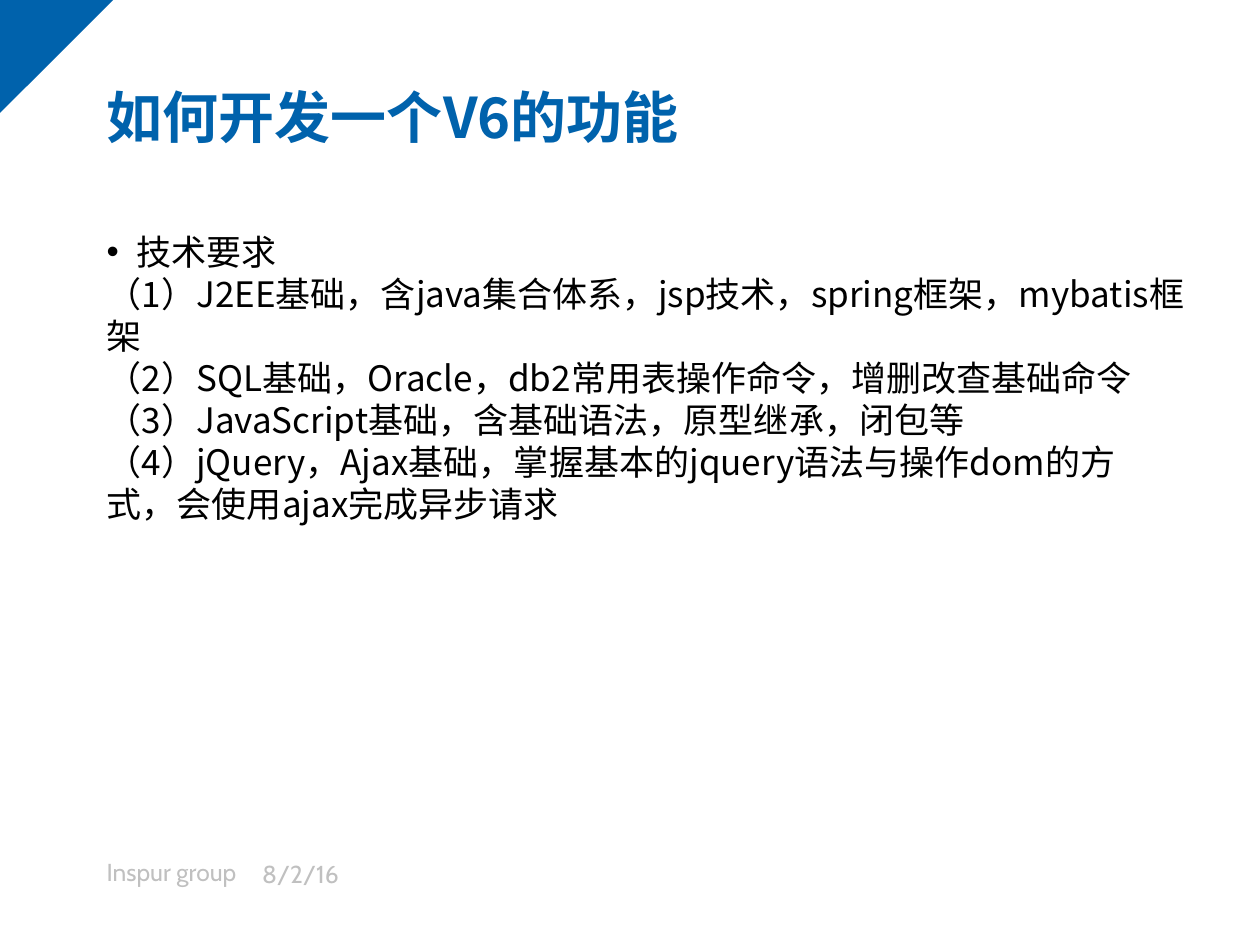
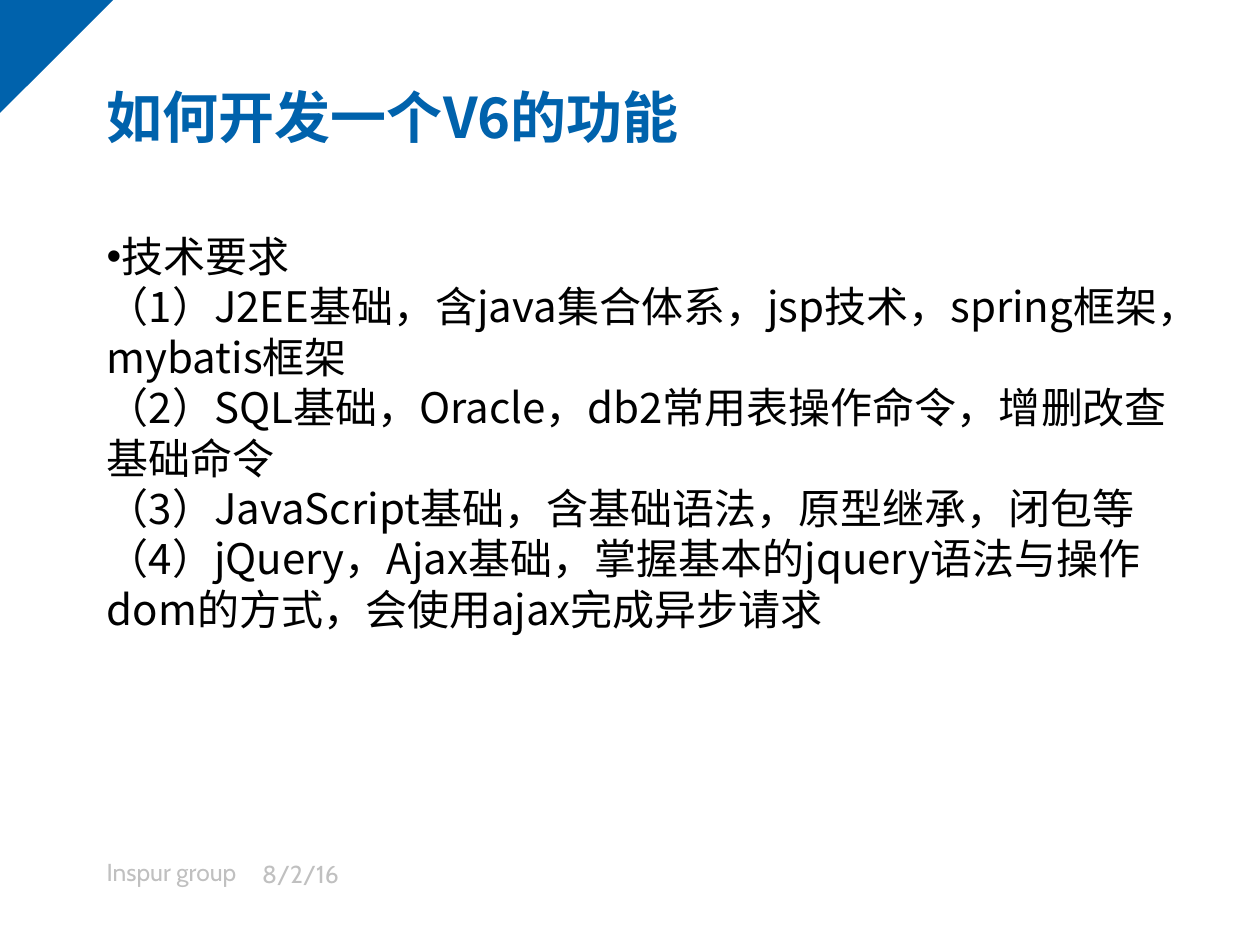
Before and after one commit to github188/note-1, a slide deck: slide 30 of inspur/final-基于V6框架开发方法-3.0.pptx. Drawn at 1260x945 pixels with LibreOffice and Linux fonts; fonts in the diff are those of the drawing; background and template pictures are left out. Boxes give left, top, right and bottom in pixels: in the first picture for what was removed or moved away, otherwise in the second. Text is boxed around its words. In the diff, an @@ line names an element or a change of style, - is before the commit and + after.

```diff
--- a/inspur/final-基于V6框架开发方法-3.0.pptx
+++ b/inspur/final-基于V6框架开发方法-3.0.pptx
@@ text "技术要求" at [107,236,1200,635]: size 20 to 24 pt @@
```
Also in this commit, not shown: 3 other slides changed, 2 slides removed, 4 other files.
